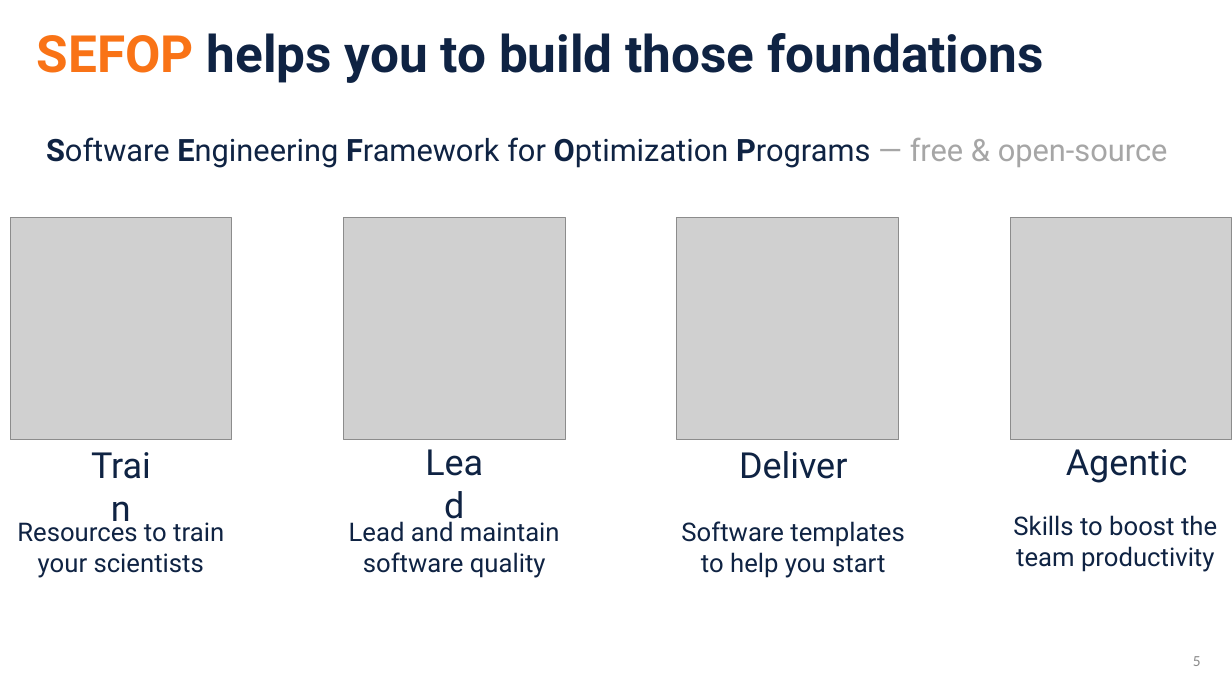
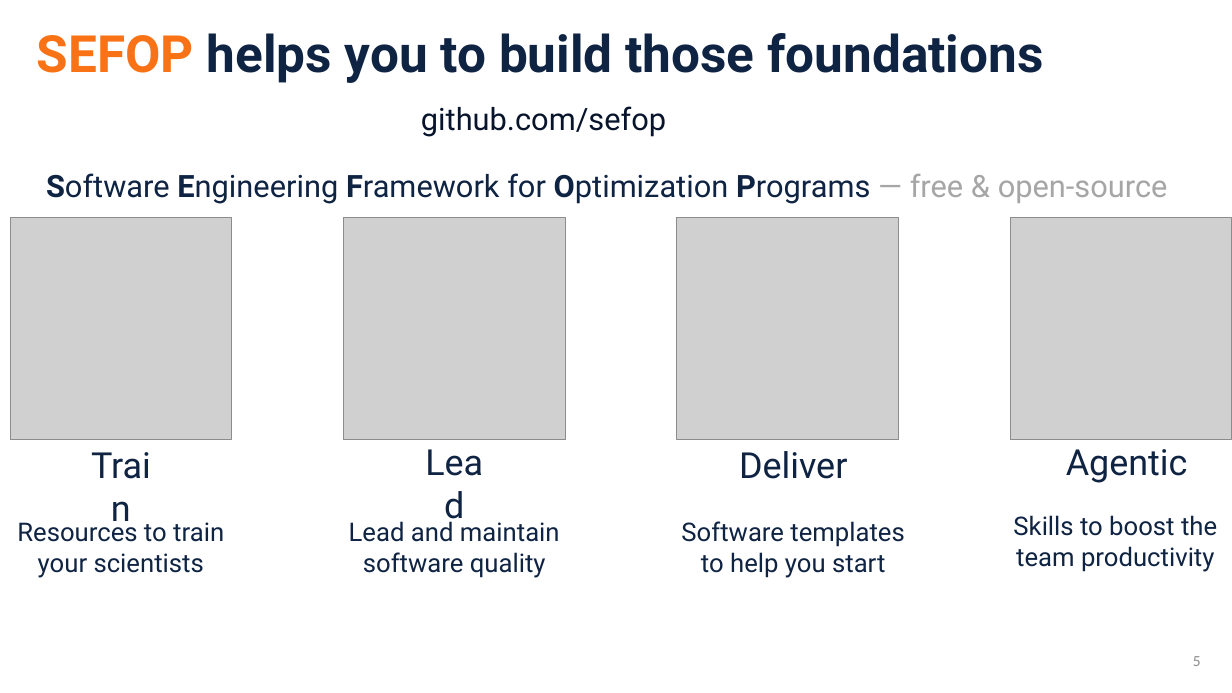
Before and after one commit to sefop/sefop-training-hub, a slide deck: slide 5 of workshops/2026-11-01-informs-annual-meeting/SEFOP Informs Annual Meeting 2026.pptx. Drawn at 1232x693 pixels with LibreOffice and Linux fonts; fonts in the diff are those of the drawing; grey boxes stand for pictures. Boxes give left, top, right and bottom in pixels: in the first picture for what was removed or moved away, otherwise in the second. Text is boxed around its words. In the diff, an @@ line names an element or a change of style, - is before the commit and + after.

```diff
--- a/workshops/2026-11-01-informs-annual-meeting/SEFOP Informs Annual Meeting 2026.pptx
+++ b/workshops/2026-11-01-informs-annual-meeting/SEFOP Informs Annual Meeting 2026.pptx
@@ text added at (421, 106, 666, 137), 24 pt, text #07142B @@
+github.com/sefop
@@ text "Software Engineering Framework for Optimization ...": place and size @@
-text "Software Engineering Framework for Optimization ..." at (46, 137, 1168, 168)
+text "Software Engineering Framework for Optimization ..." at (46, 173, 1168, 204)
```
Also in this commit, not shown: 2 other slides changed, 3 slides added, 2 slides removed, 1 other file.
